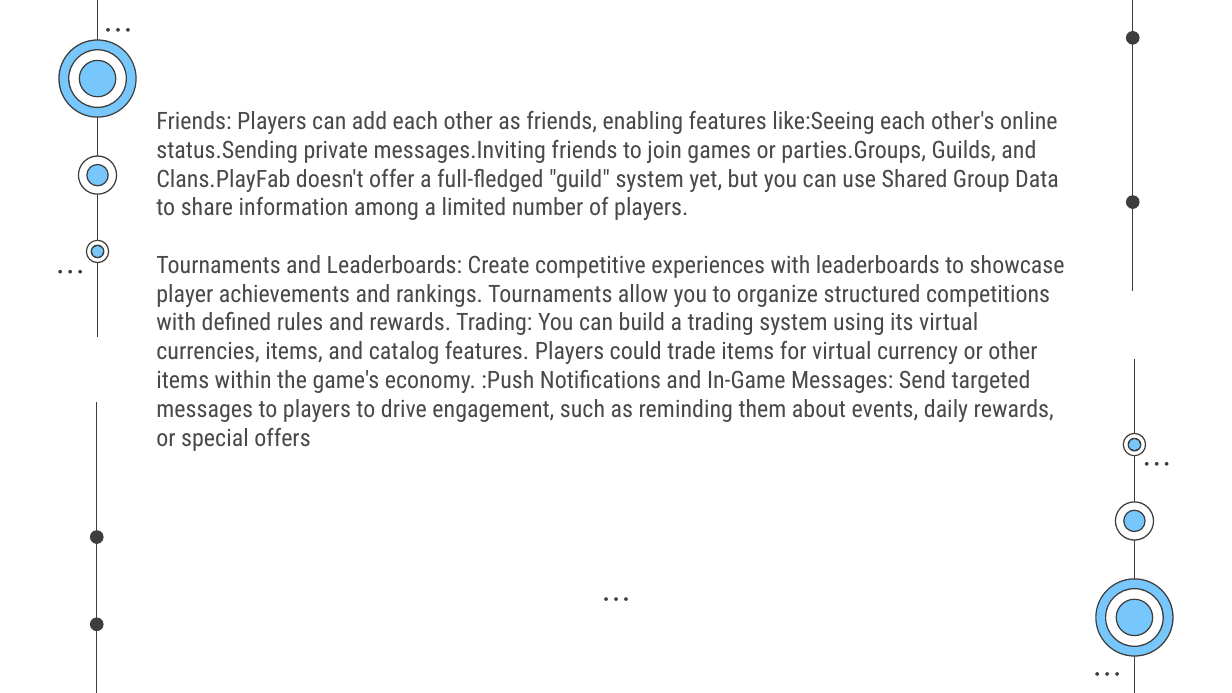
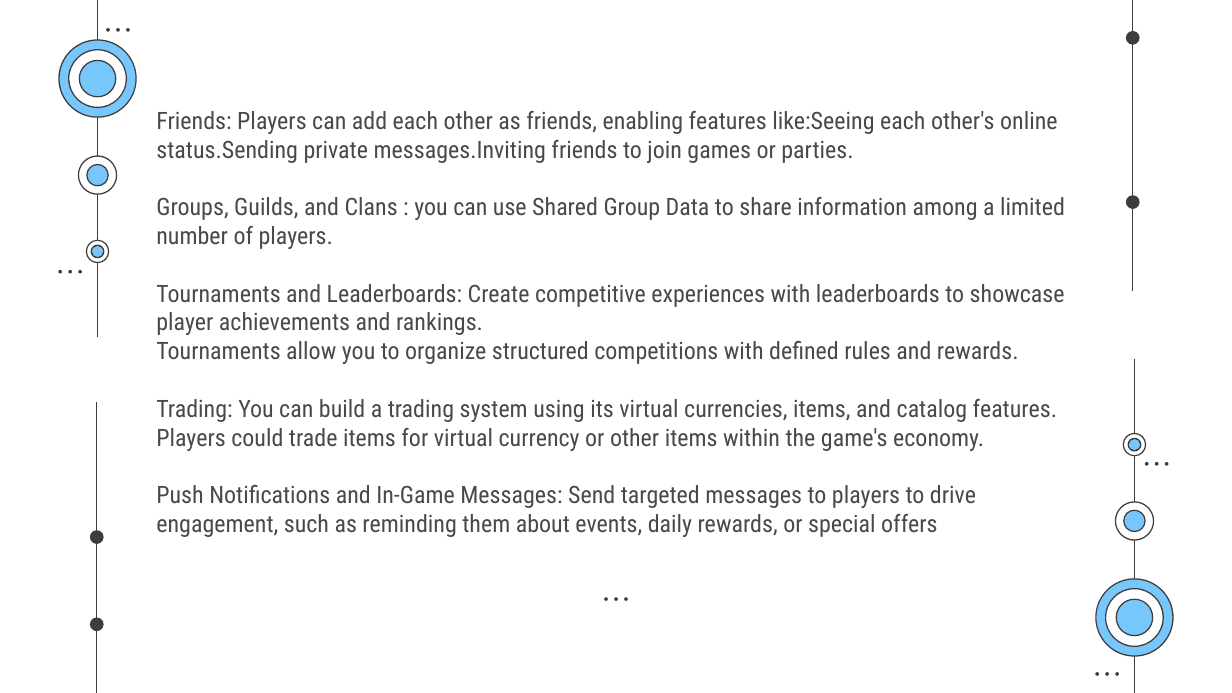
Before and after one commit to SaurabhYadav388/misc_works, a slide deck: slide 44 of Cloud_PPT/Shosau.pptx (slide 40 before the commit). Drawn at 1232x693 pixels with LibreOffice and Linux fonts; fonts in the diff are those of the drawing. Boxes give left, top, right and bottom in pixels: in the first picture for what was removed or moved away, otherwise in the second. Text is boxed around its words. In the diff, an @@ line names an element or a change of style, - is before the commit and + after.

```diff
--- a/Cloud_PPT/Shosau.pptx
+++ b/Cloud_PPT/Shosau.pptx
@@ subtitle at box(156, 111, 1065, 537): text changed @@
-Friends: Players can add each other as friends, enabling features like:Seeing each other's online status.Sending private messages.Inviting friends to join games or parties.Groups, Guilds, and Clans.PlayFab doesn't offer a full-fledged "guild" system yet, but you can use Shared Group Data to share information among a limited number of players.
-Tournaments and Leaderboards: Create competitive experiences with leaderboards to showcase player achievements and rankings. Tournaments allow you to organize structured competitions with defined rules and rewards. Trading: You can build a trading system using its virtual currencies, items, and catalog features. Players could trade items for virtual currency or other items within the game's economy. :Push Notifications and In-Game Messages: Send targeted messages to players to drive engagement, such as reminding them about events, daily rewards, or special offers
+Friends: Players can add each other as friends, enabling features like:Seeing each other's online status.Sending private messages.Inviting friends to join games or parties.
+Groups, Guilds, and Clans : you can use Shared Group Data to share information among a limited number of players.
+Tournaments and Leaderboards: Create competitive experiences with leaderboards to showcase player achievements and rankings.
+Tournaments allow you to organize structured competitions with defined rules and rewards.
+Trading: You can build a trading system using its virtual currencies, items, and catalog features. Players could trade items for virtual currency or other items within the game's economy.
+Push Notifications and In-Game Messages: Send targeted messages to players to drive engagement, such as reminding them about events, daily rewards, or special offers
```
Also in this commit, not shown: 1 other slide changed, 5 slides added, 1 slide removed.
